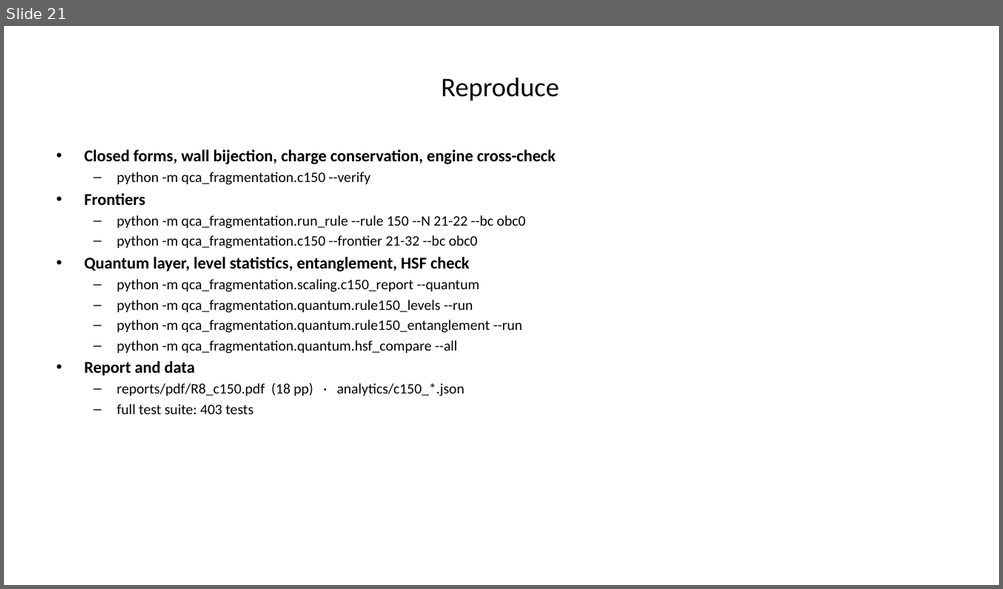
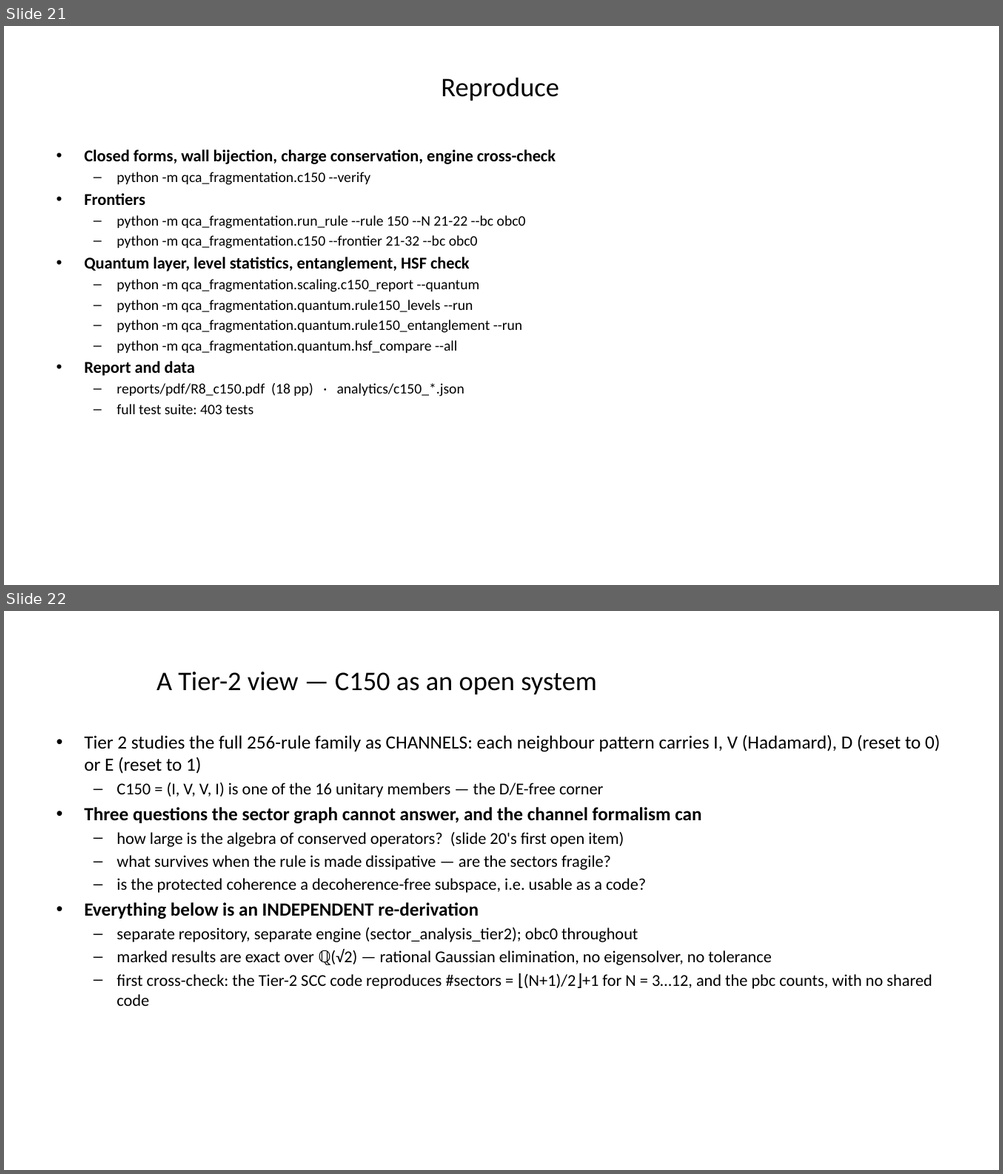
Before and after one commit to mkm2/sector_analysis_tier1, a slide deck: reports/slides/C150_discussion.pptx. Shown one above the other, each under a label of ours: slide 21 before the commit, slides 21 and 22 after it. The pictures are 1003x589 and 1003x1174 pixels, drawn with LibreOffice and Linux fonts; fonts in the diff are those of the drawing. Boxes give left, top, right and bottom in pixels: in the first picture for what was removed or moved away, otherwise in the second. Text is boxed around its words. In the diff, an @@ line names an element or a change of style, - is before the commit and + after.

```diff
--- a/reports/slides/C150_discussion.pptx
+++ b/reports/slides/C150_discussion.pptx
@@ slide 22 added at bbox=[4, 611, 999, 1170], background #FFFFFF @@
@@ title added at bbox=[156, 672, 597, 695], 26 pt, text #000000 @@
+A Tier-2 view — C150 as an open system
@@ text added at bbox=[84, 735, 939, 1006], 16 pt, text #000000 @@
+• Tier 2 studies the full 256-rule family as CHANNELS: each neighbour pattern carries I, V (Hadamard), D (reset to 0) or E (reset to 1)
+  – C150 = (I, V, V, I) is one of the 16 unitary members — the D/E-free corner
+• Three questions the sector graph cannot answer, and the channel formalism can
+  – how large is the algebra of conserved operators? (slide 20's first open item)
+  – what survives when the rule is made dissipative — are the sectors fragile?
+  – is the protected coherence a decoherence-free subspace, i.e. usable as a code?
+• Everything below is an INDEPENDENT re-derivation
+  – separate repository, separate engine (sector_analysis_tier2); obc0 throughout
+  – marked results are exact over ℚ(√2) — rational Gaussian elimination, no eigensolver, no tolerance
+  – first cross-check: the Tier-2 SCC code reproduces #sectors = ⌊(N+1)/2⌋+1 for N = 3…12, and the pbc counts, with no shared code
```
Also in this commit, not shown: 7 other slides added, 1 other file.
